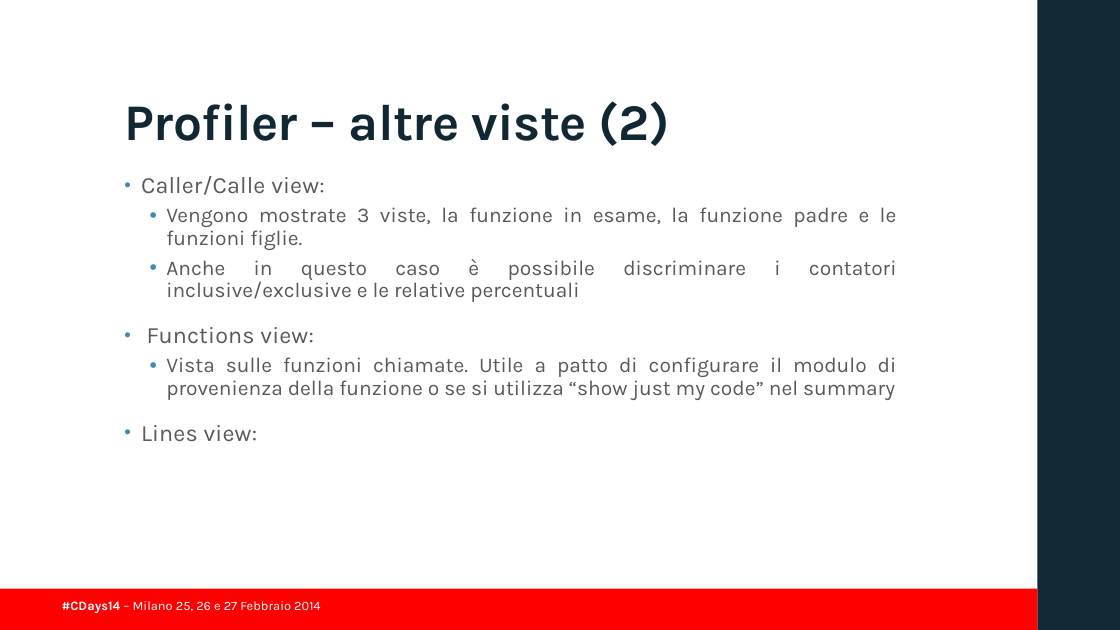
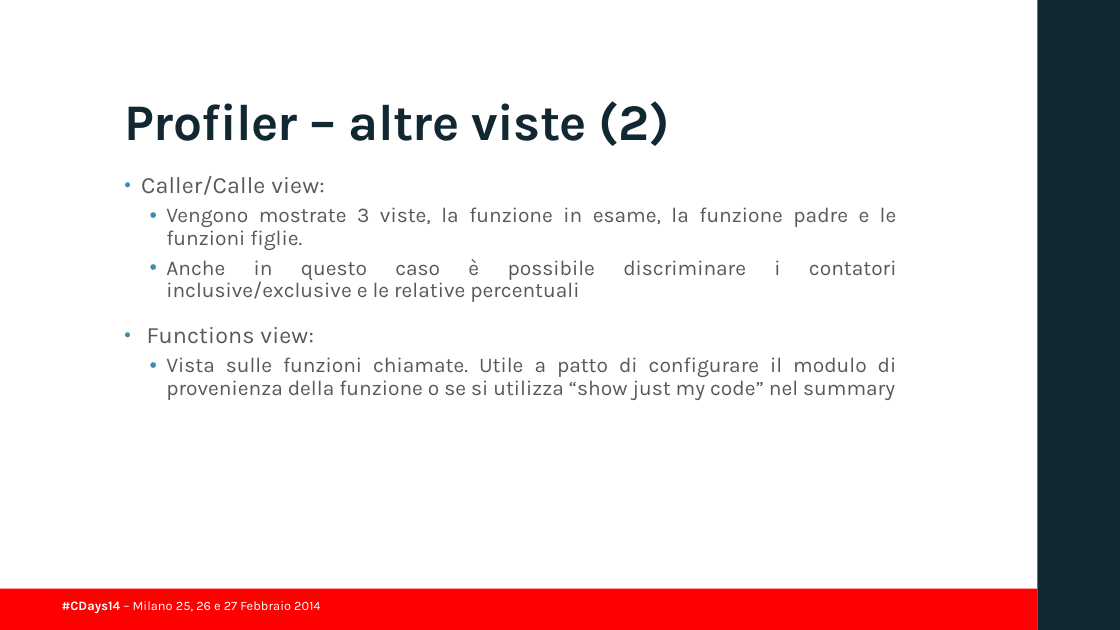
Before and after one commit to guidop/CDays14, a slide deck: slide 33 of presentazioneCDAYS2014.pptx (slide 31 before the commit). Drawn at 1120x630 pixels with LibreOffice and Linux fonts; fonts in the diff are those of the drawing; background and template pictures are left out. Boxes give left, top, right and bottom in pixels: in the first picture for what was removed or moved away, otherwise in the second. Text is boxed around its words. In the diff, an @@ line names an element or a change of style, - is before the commit and + after.

```diff
--- a/presentazioneCDAYS2014.pptx
+++ b/presentazioneCDAYS2014.pptx
@@ text at box(141, 425, 257, 441): paragraph removed @@
-• Lines view:
```
Also in this commit, not shown: 8 other slides changed, 2 slides added.
